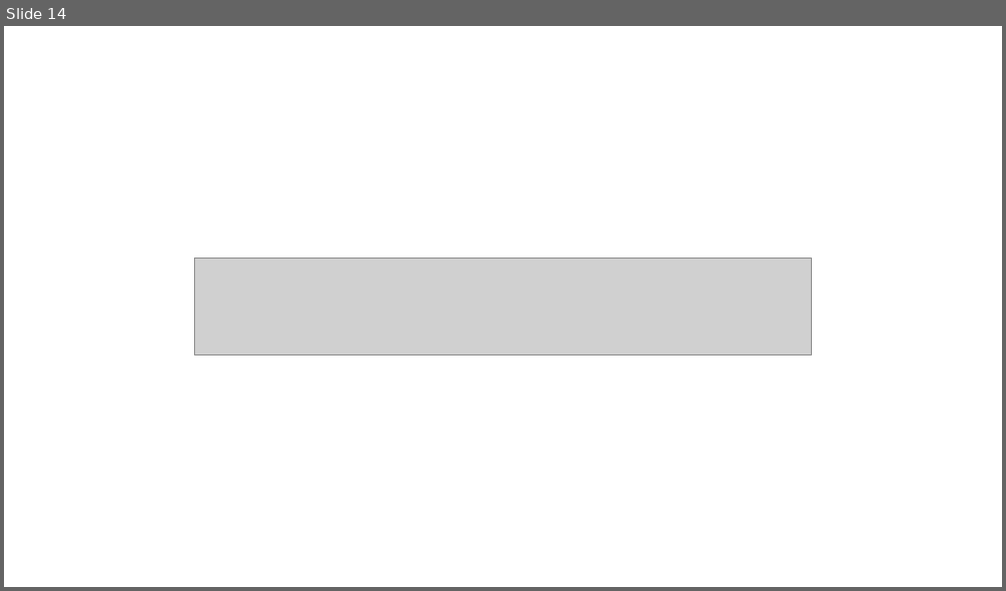
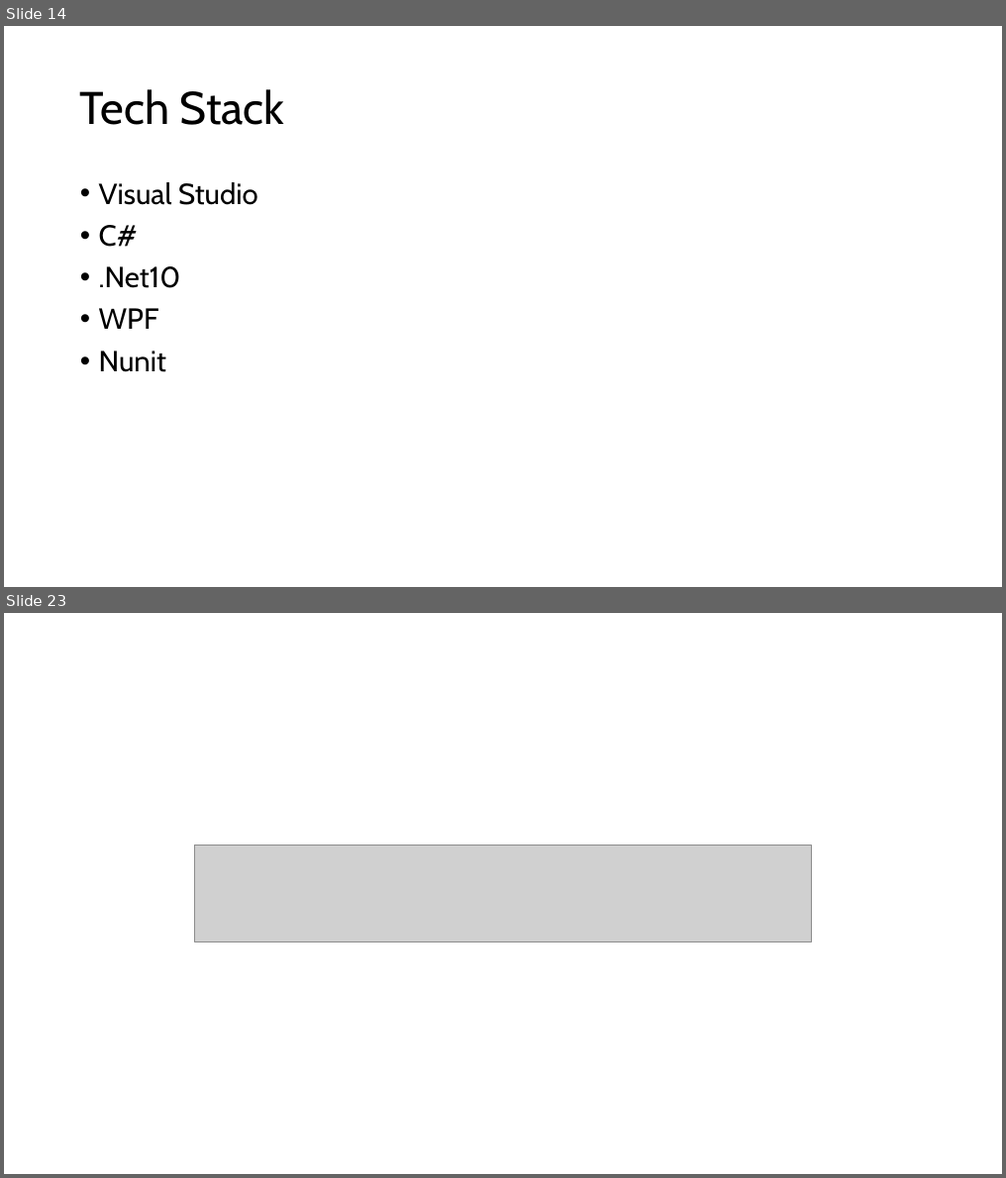
Before and after one commit to TheEinfachFelix/Invenfinity, a slide deck: docs/InvenfinityPresi.pptx. Shown one above the other, each under a label of ours: slide 14 before the commit, slides 14 and 23 after it; the slides between them are not shown. The pictures are 1006x591 and 1006x1178 pixels, drawn with LibreOffice and Linux fonts; fonts in the diff are those of the drawing; grey boxes stand for pictures. Boxes give left, top, right and bottom in pixels: in the first picture for what was removed or moved away, otherwise in the second. Text is boxed around its words. In the diff, an @@ line names an element or a change of style, - is before the commit and + after.

```diff
--- a/docs/InvenfinityPresi.pptx
+++ b/docs/InvenfinityPresi.pptx
@@ slide 14 added at (4, 26, 1002, 587), background #FFFFFF @@
@@ title added at (80, 89, 285, 125), 44 pt, text #000000 @@
+Tech Stack
@@ text added at (99, 182, 258, 372), 28 pt, text #000000 @@
+• Visual Studio
+• C#
+• .Net10
+• WPF
+• Nunit
@@ what was slide 14 is now slide 23 @@
```
Also in this commit, not shown: 10 other slides added, 2 other files.
